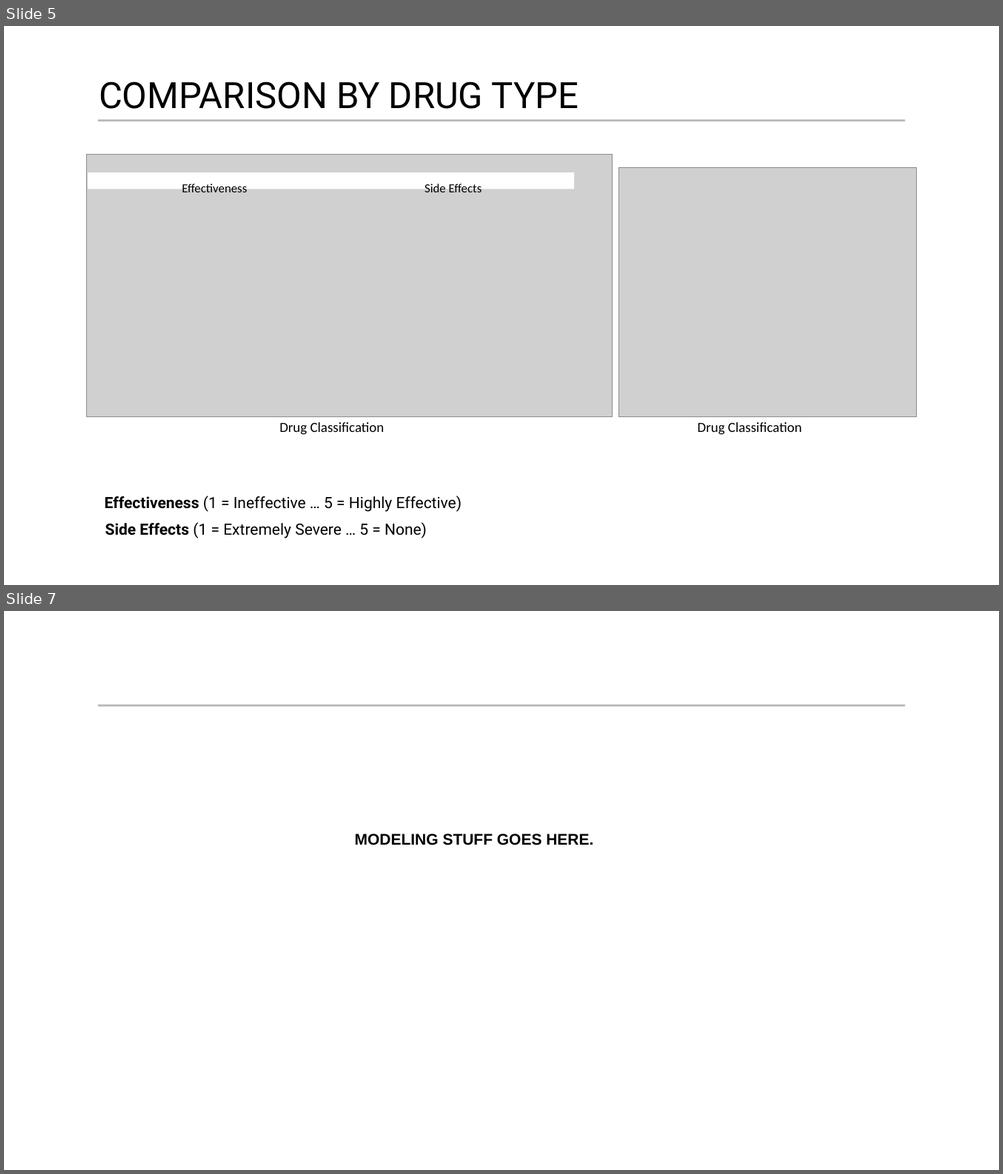
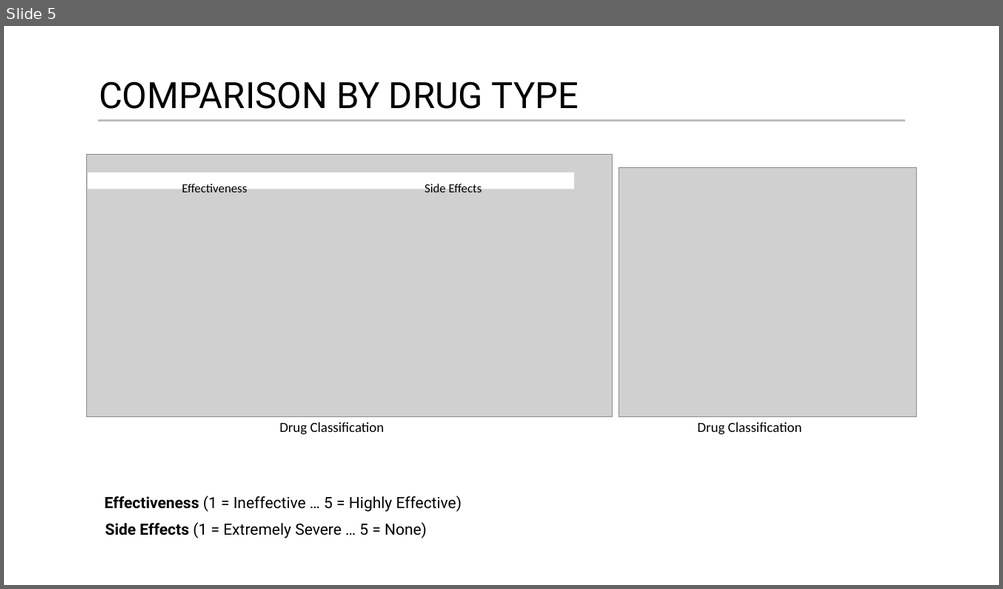
Before and after one commit to joestoica/eda, a slide deck: project/EDA-Final_ppt.pptx. Shown one above the other, each under a label of ours: slides 5 and 7 before the commit, slide 5 after it; the slides between them are not shown. The pictures are 1003x1174 and 1003x589 pixels, drawn with LibreOffice and Linux fonts; fonts in the diff are those of the drawing; grey boxes stand for pictures. Boxes give left, top, right and bottom in pixels: in the first picture for what was removed or moved away, otherwise in the second. Text is boxed around its words. In the diff, an @@ line names an element or a change of style, - is before the commit and + after.

```diff
--- a/project/EDA-Final_ppt.pptx
+++ b/project/EDA-Final_ppt.pptx
@@ slide 7 removed at (4, 611, 999, 1170), background #FFFFFF @@
@@ line removed from (98, 706) to (905, 706) @@
@@ text removed at (355, 834, 593, 846) @@
-MODELING STUFF GOES HERE.
```
Also in this commit, not shown: 2 slides changed, 3 slides added, 2 other slides removed.
